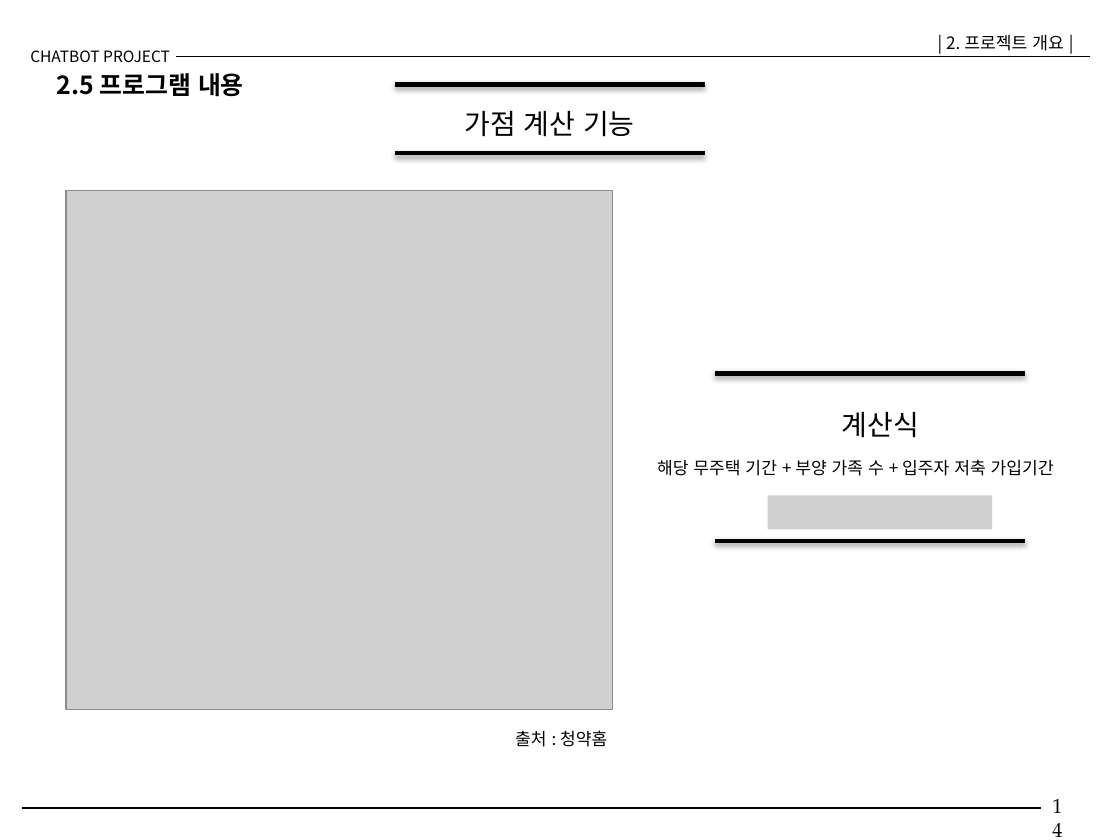
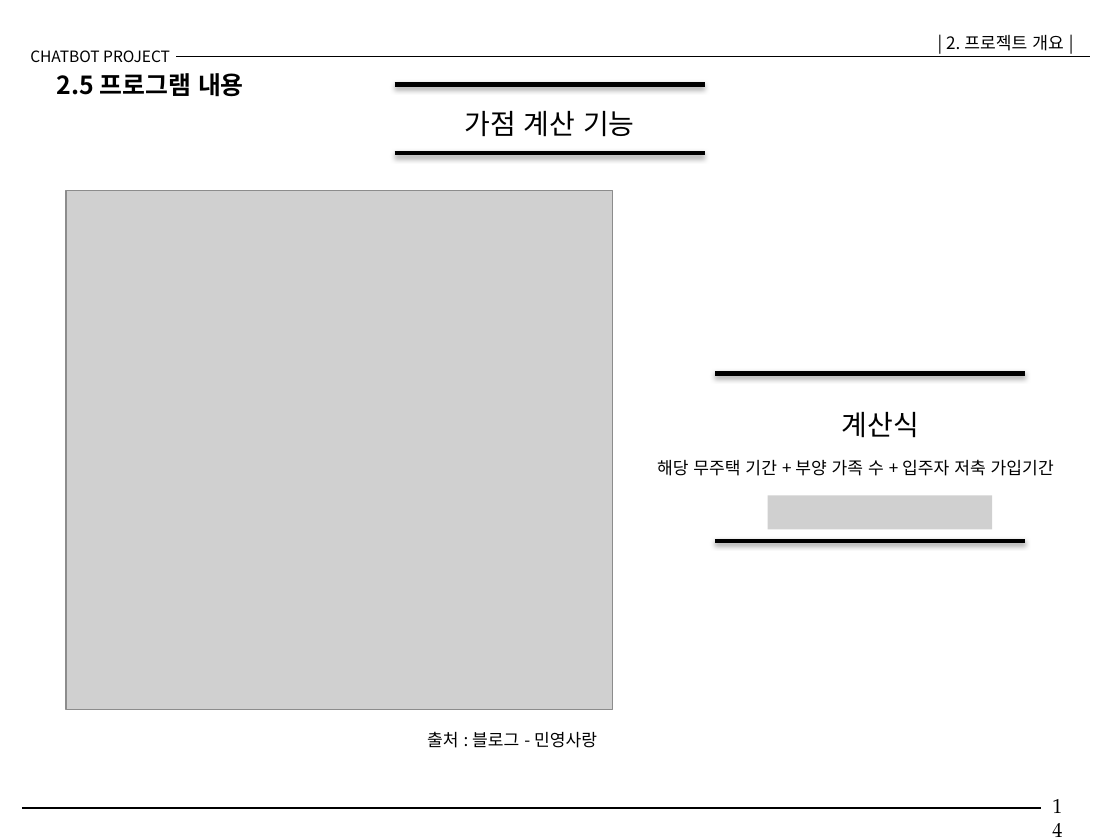
Before and after one commit to kimsunhyung/heroku-postgres-son, a slide deck: slide 14 of 기획안 최종발표_PPT.pptx. Drawn at 1120x840 pixels with LibreOffice and Linux fonts; fonts in the diff are those of the drawing; grey boxes stand for pictures. Boxes give left, top, right and bottom in pixels: in the first picture for what was removed or moved away, otherwise in the second. Text is boxed around its words. In the diff, an @@ line names an element or a change of style, - is before the commit and + after.

```diff
--- a/기획안 최종발표_PPT.pptx
+++ b/기획안 최종발표_PPT.pptx
@@ text at box(427, 731, 597, 748): text changed @@
-출처 : 청약홈
+출처 : 블로그 - 민영사랑
```
Also in this commit, not shown: 3 other slides changed, 1 other file.
